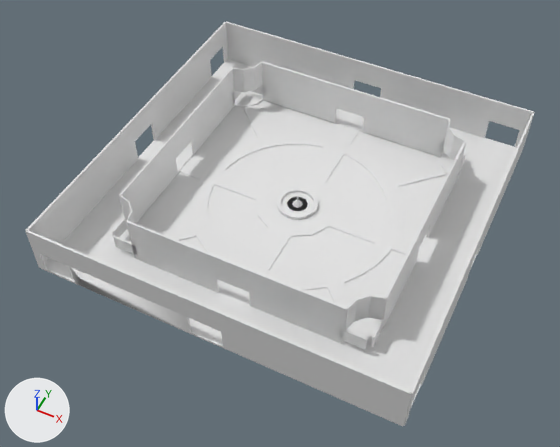
The FBX model mansion_courtyard.fbx: old version first, new version second.
One viewpoint serves both versions: a 50 mm camera at (6.81, -14.82, 17.39) aimed at (-0.11, -0.97, 0.08). Lighting does not change. The marker at lower left points along +X, +Y and +Z. Where no turn or scale is listed for an object, it has been applied to the vertices.

Objects in the first picture: 'floor_1', 'fountain_1', 'frame_1', 'path_1', 'path_2', 'wall_10', 'wall_7', 'window_3', 'window_4', 'window_7', 'window_8', 'yard'.
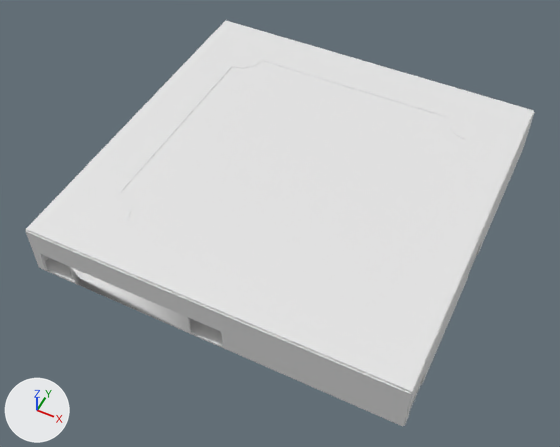
Pixel boxes (x1, y1, x2, y2) of what changed, in the pictures (560 x 447 px):
'ceiling_1', added: after (26, 20, 534, 393)
'ceiling_2', added: after (120, 61, 465, 307)
'wall_7', unchanged, covered by the edit: before (33, 42, 528, 426); after (33, 134, 528, 426)
'floor_1', unchanged, covered by the edit: before (45, 59, 517, 426); after (45, 255, 477, 426)
'yard', unchanged, covered by the edit: before (136, 100, 447, 343)
'path_1', unchanged, covered by the edit: before (179, 124, 425, 304)

What changed in the scene script:
```text
Add me_ceiling_2:
    me_ceiling_2.from_pydata(...)  # a box spanning x -4.0..4.0, y -4.0..4.0, z 0.02..0.05
Add ob_ceiling_2:
    ob_ceiling_2 = bpy.data.objects.new('ceiling_2', me_ceiling_2)
    ob_ceiling_2.location = (0.0, 0.0, 1.62)
Add ob_ceiling_1:
    ob_ceiling_1 = bpy.data.objects.new('ceiling_1', me_floor_1.copy())  # the mesh of ob_floor_1
    ob_ceiling_1.location = (0.0, 0.0, 2.88)
```
